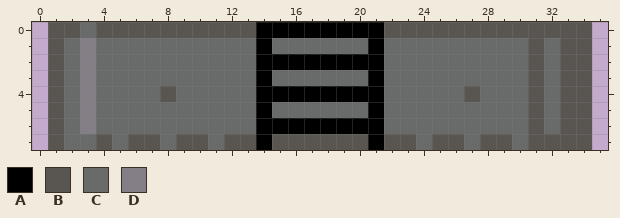
Pixel-art file, stored at ase/stomper-worm.ase. The picture above is the old version.
36x8 pixels, 1 frame.
Palette (. is transparent): A #000000  B #595652  C #696a6a  D #847e87
Pixels before, first column x 1:
0 BBCBBBBBBBBBBAAAAAAAABBBBBBBBBBBBB
1 BCDCCCCCCCCCCACCCCCCACCCCCCCCCBCBB
2 BCDCCCCCCCCCCAAAAAAAACCCCCCCCCBCBB
3 BCDCCCCCCCCCCACCCCCCACCCCCCCCCBCBB
4 BCDCCCCBCCCCCAAAAAAAACCCCCBCCCBCBB
5 BCDCCCCCCCCCCACCCCCCACCCCCCCCCBCBB
6 BCDCCCCCCCCCCAAAAAAAACCCCCCCCCBCBB
7 BCCBCBBCBBCBBABBBBBBABBCBBCBBCBBBB
The result:
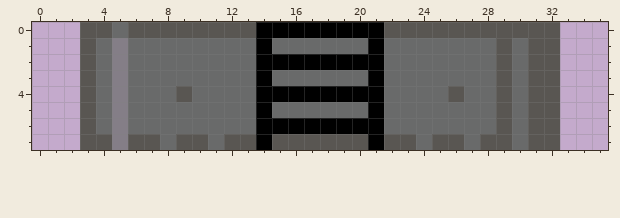
What changed:
y 0: x 1..3 BBC -> ..B; x 5 B -> C; x 33..34 BB -> ..
y 1..3: x 1..3 BCD -> ..B; x 5 C -> D; x 29 C -> B; x 32..34 CBB -> B..
y 4: x 1..3 BCD -> ..B; x 5 C -> D; x 8..9 BC -> CB; x 26..27 CB -> BC; x 29 C -> B; x 32..34 CBB -> B..
y 5..6: x 1..3 BCD -> ..B; x 5 C -> D; x 29 C -> B; x 32..34 CBB -> B..
y 7: x 1..3 BCC -> ..B; x 5 C -> D; x 33..34 BB -> ..
